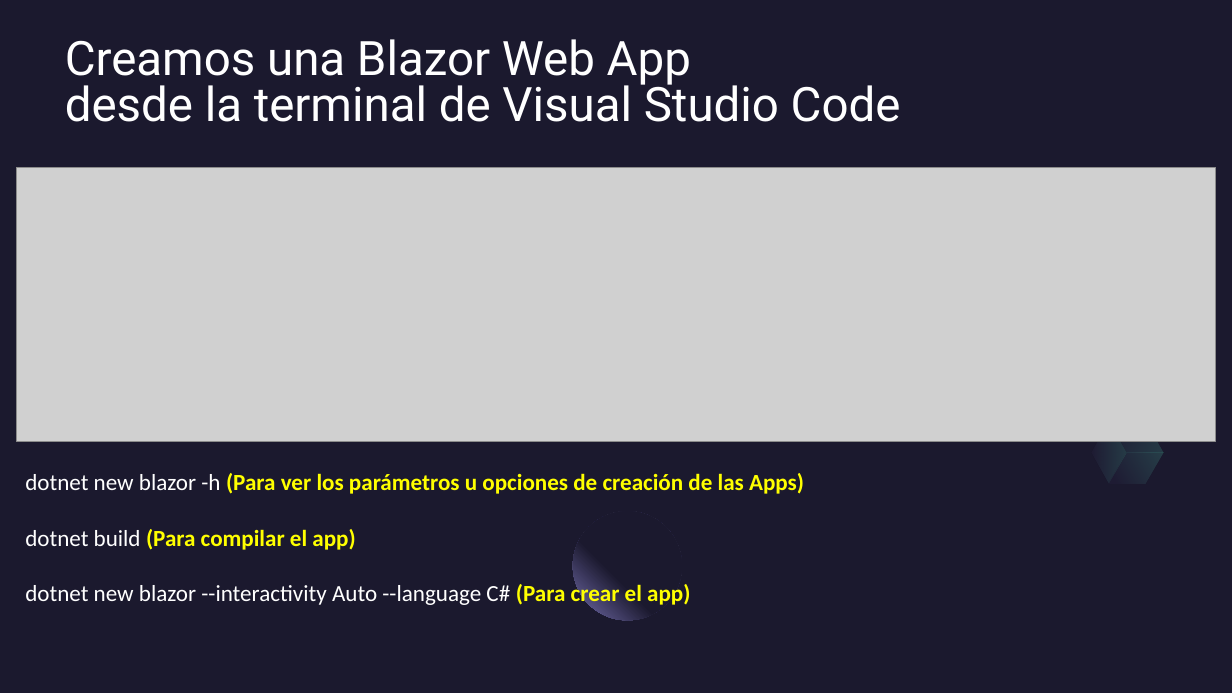
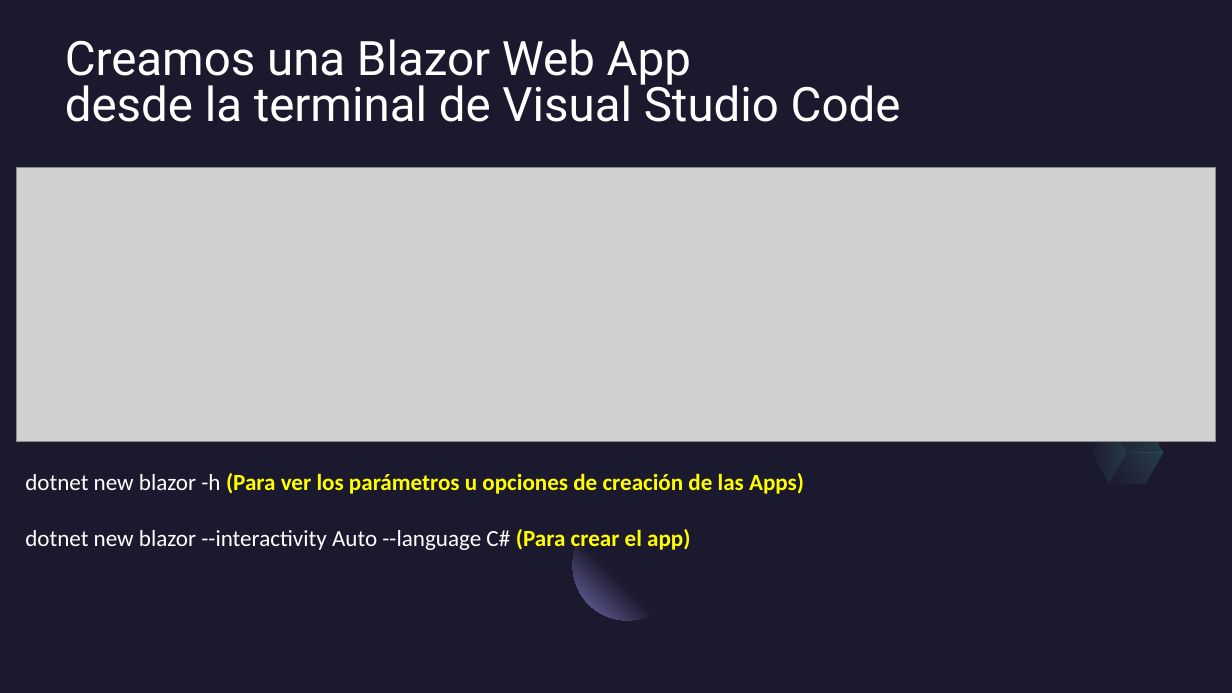
Before and after one commit to ProfeSantiago/dotNetCore, a slide deck: slide 11 of 11) ASP, Razor, Blazor & MVC/Introducción a Blazor Web Apps.pptx. Drawn at 1232x693 pixels with LibreOffice and Linux fonts; fonts in the diff are those of the drawing; grey boxes stand for pictures. Boxes give left, top, right and bottom in pixels: in the first picture for what was removed or moved away, otherwise in the second. Text is boxed around its words. In the diff, an @@ line names an element or a change of style, - is before the commit and + after.

```diff
--- a/11) ASP, Razor, Blazor & MVC/Introducción a Blazor Web Apps.pptx
+++ b/11) ASP, Razor, Blazor & MVC/Introducción a Blazor Web Apps.pptx
@@ text at [25, 529, 690, 551]: text changed @@
-dotnet build (Para compilar el app)
-dotnet new blazor --interactivity Auto --language C# (Para crear el app)
+dotnet new blazor --interactivity Auto --language C# (Para crear el app)
```
Also in this commit, not shown: 1 slide added.
